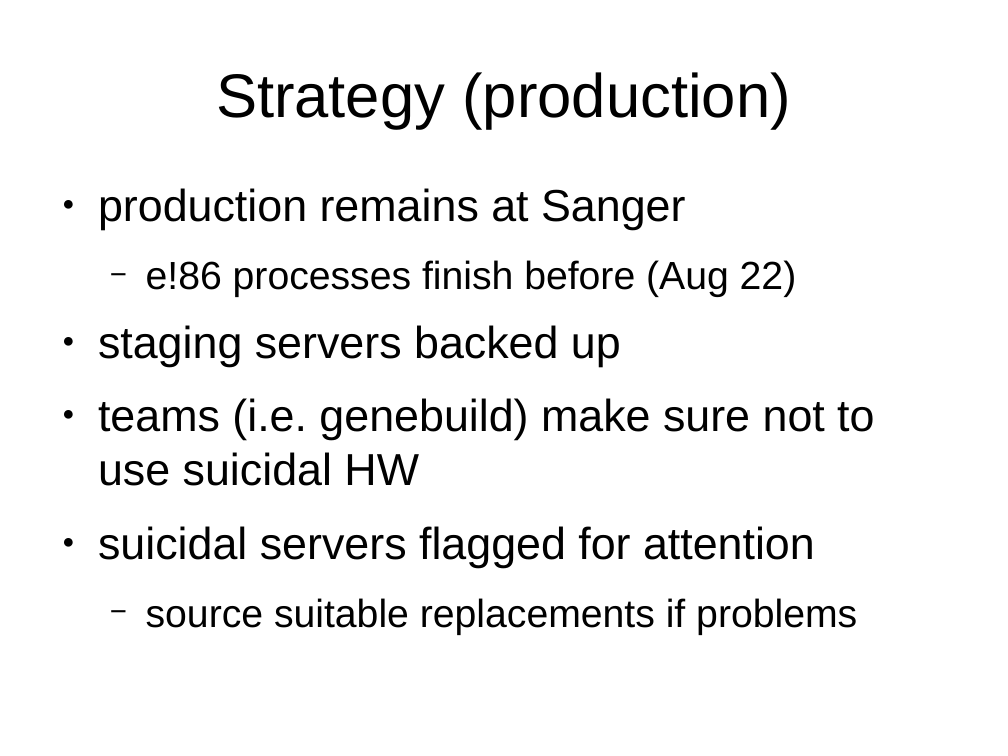
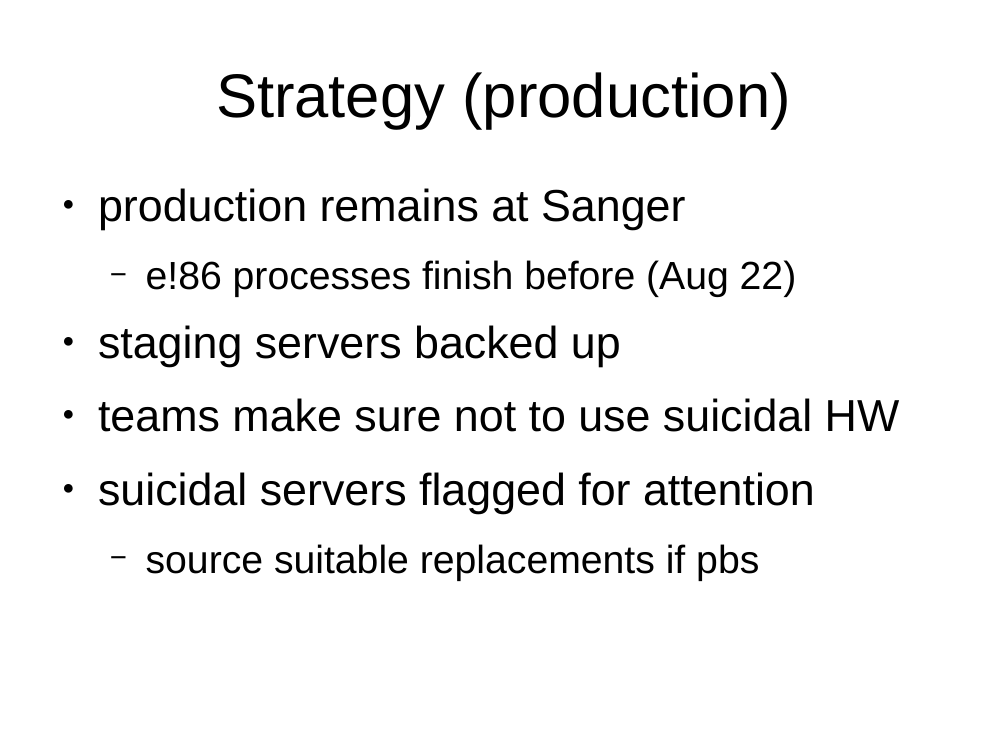
Before and after one commit to avullo/ensembl-migration-pm, a slide deck: slide 12 of data-review-10-16/talk.odp (slide 11 before the commit). Drawn at 1008x756 pixels with LibreOffice and Linux fonts; fonts in the diff are those of the drawing; background and template pictures are left out. Boxes give left, top, right and bottom in pixels: in the first picture for what was removed or moved away, otherwise in the second. Text is boxed around its words. In the diff, an @@ line names an element or a change of style, - is before the commit and + after.

```diff
--- a/data-review-10-16/talk.odp
+++ b/data-review-10-16/talk.odp
@@ text at (98, 398, 900, 432): text changed @@
-● teams (i.e. genebuild) make sure not to use suicidal HW
+● teams make sure not to use suicidal HW
@@ text at (146, 544, 759, 581): text changed @@
-  − source suitable replacements if problems
+  − source suitable replacements if pbs
```
Also in this commit, not shown: 1 other slide changed.
